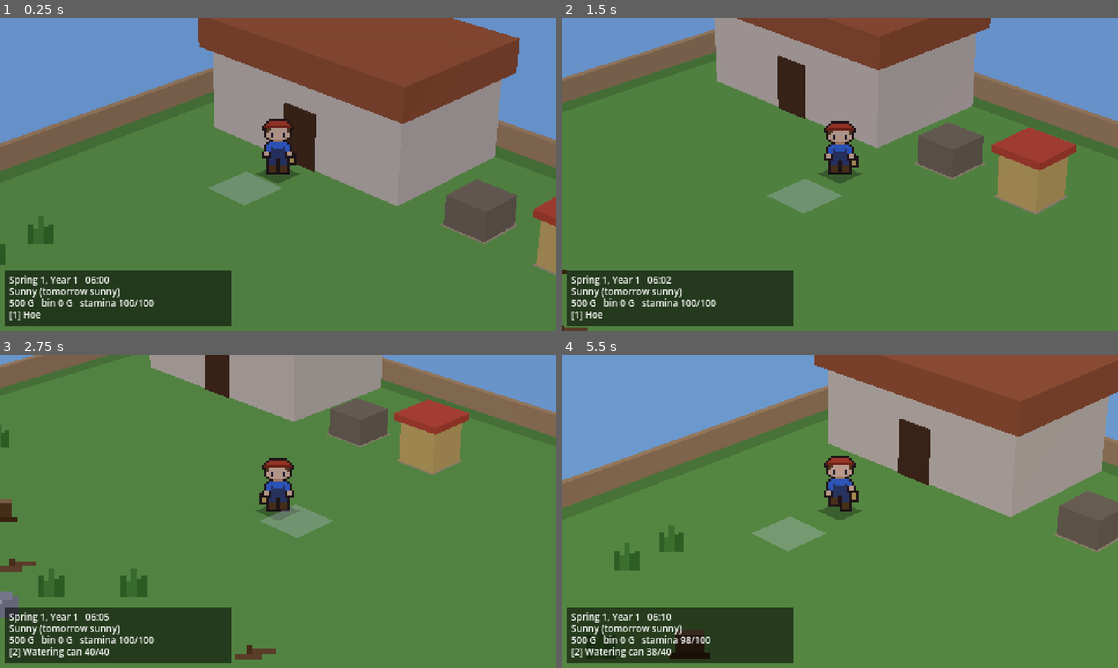
Above: before the commit, frames 1-4 (two rows, left to right).
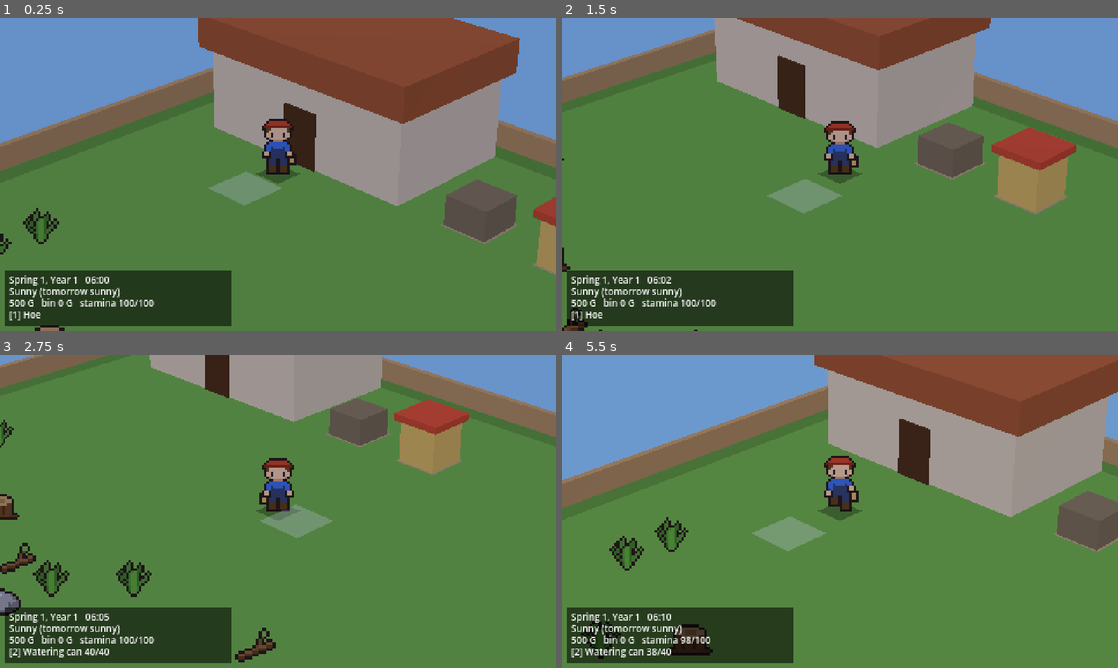
Above: after the commit, the same moments.

Repository: kitphon/son-of-harvest
Game: Godot game, scene res://scenes/main.tscn
Same seed, same stepped clock (60 frames per second), same inputs: the game is played once before the commit and once after it.
Inputs:
- Up to frame 1 (0.25 s): no input
- Up to frame 2 (1.5 s): tap Enter at 0.5 s; hold D (move_right) 0.53-1.28 s; tap E (interact) at 0.6 s; hold S (move_down) from 1.28 s (still down); tap Q (next_seed) at 1.35 s
- Up to frame 3 (2.75 s): release S (move_down) at 2.03 s; hold D (move_right) from 2.03 s (still down); hold Tab (next_tool) from 2.03 s (still down)
- Up to frame 4 (5.5 s): release D (move_right) at 2.78 s; release Tab (next_tool) at 2.78 s; hold W (move_up) 2.78-3.53 s; tap one key every 0.75 s from 2.85 s: Shift (run) Space (use_tool) J K; hold A (move_left) 3.53-5.03 s; hold S (move_down) from 5.03 s (still down)

The runs differ from the first frame. In frame 1, 0.5% of the frame differs, in the area x 0-12%, y 60-100%; in frame 2, 0.2%; in frame 3, 1.5%, in the area x 0-50%, y 20-99%; in frame 4, 0.9%.

Commit message:
Crop and field-object placeholders in the farmer's style
Obstacles and crops are drawn in 2-3 shades with an automatic dark outline.
Each crop has a look in data/crops.json (shape, colours, extras) giving its
own young / grown / ripe sprites; vines and corn are 16 x 24. Sprite keys are
crop:<id>:<growth>:<ripe|growing> via PlaceholderArt.cell_key(), now used by
both the 3D and 2D views. Tests cover looks, sprite shapes and keys.

Agent: Claude Code (claude-opus-5-5)
Co-Authored-By: Claude Opus 5.5 <noreply@anthropic.com>

Diff:
--- a/data/crops.json
+++ b/data/crops.json
@@ -1,11 +1,20 @@
 {
-	"turnip":   {"name": "Turnip",   "seasons": ["spring"], "stage_days": [1, 2],    "sell": 60,  "seed_price": 120},
-	"potato":   {"name": "Potato",   "seasons": ["spring"], "stage_days": [2, 2, 2], "sell": 80,  "seed_price": 150},
-	"cucumber": {"name": "Cucumber", "seasons": ["spring"], "stage_days": [2, 3, 3], "regrow_stage": 2, "sell": 60, "seed_price": 200},
-	"tomato":   {"name": "Tomato",   "seasons": ["summer"], "stage_days": [2, 3, 3], "regrow_stage": 2, "sell": 60, "seed_price": 200},
-	"onion":    {"name": "Onion",    "seasons": ["summer"], "stage_days": [2, 2, 3], "sell": 80,  "seed_price": 150},
-	"corn":     {"name": "Corn",     "seasons": ["summer"], "stage_days": [3, 3, 4], "regrow_stage": 2, "sell": 100, "seed_price": 300},
-	"carrot":   {"name": "Carrot",   "seasons": ["fall"],   "stage_days": [2, 2, 2], "sell": 120, "seed_price": 300},
-	"eggplant": {"name": "Eggplant", "seasons": ["fall"],   "stage_days": [2, 3, 3], "regrow_stage": 2, "sell": 80, "seed_price": 120},
-	"pumpkin":  {"name": "Pumpkin",  "seasons": ["fall"],   "stage_days": [3, 4, 5], "sell": 250, "seed_price": 500}
+	"turnip":   {"name": "Turnip",   "seasons": ["spring"], "stage_days": [1, 2],    "sell": 60,  "seed_price": 120,
+		"look": {"shape": "root", "leaves": "broad", "leaf": "5fa83a", "fruit": "f0ece0", "fruit_top": "b05aa0"}},
+	"potato":   {"name": "Potato",   "seasons": ["spring"], "stage_days": [2, 2, 2], "sell": 80,  "seed_price": 150,
+		"look": {"shape": "bush", "leaf": "4f8f35", "fruit": "c9a26b", "fruit_shape": "tuber", "flower": "f4f0e8"}},
+	"cucumber": {"name": "Cucumber", "seasons": ["spring"], "stage_days": [2, 3, 3], "regrow_stage": 2, "sell": 60, "seed_price": 200,
+		"look": {"shape": "vine", "leaf": "7fb84a", "fruit": "2a5a24", "fruit_shape": "long"}},
+	"tomato":   {"name": "Tomato",   "seasons": ["summer"], "stage_days": [2, 3, 3], "regrow_stage": 2, "sell": 60, "seed_price": 200,
+		"look": {"shape": "vine", "leaf": "4f8f35", "fruit": "d8402c", "fruit_shape": "round"}},
+	"onion":    {"name": "Onion",    "seasons": ["summer"], "stage_days": [2, 2, 3], "sell": 80,  "seed_price": 150,
+		"look": {"shape": "root", "leaves": "thin", "leaf": "6fae4a", "fruit": "e2c27a", "bulb": [3.5, 2.5]}},
+	"corn":     {"name": "Corn",     "seasons": ["summer"], "stage_days": [3, 3, 4], "regrow_stage": 2, "sell": 100, "seed_price": 300,
+		"look": {"shape": "stalk", "leaf": "6fae4a", "fruit": "f0d050"}},
+	"carrot":   {"name": "Carrot",   "seasons": ["fall"],   "stage_days": [2, 2, 2], "sell": 120, "seed_price": 300,
+		"look": {"shape": "root", "leaves": "feathery", "leaf": "5fa83a", "fruit": "e8782a", "bulb": [3, 1.8]}},
+	"eggplant": {"name": "Eggplant", "seasons": ["fall"],   "stage_days": [2, 3, 3], "regrow_stage": 2, "sell": 80, "seed_price": 120,
+		"look": {"shape": "bush", "leaf": "4f7f35", "fruit": "5a2a6a", "fruit_shape": "long"}},
+	"pumpkin":  {"name": "Pumpkin",  "seasons": ["fall"],   "stage_days": [3, 4, 5], "sell": 250, "seed_price": 500,
+		"look": {"shape": "ground", "leaf": "4f8f35", "fruit": "e8882a"}}
 }
--- a/scripts/art/placeholder_art.gd
+++ b/scripts/art/placeholder_art.gd
@@ -17,18 +17,30 @@
 	match parts[0]:
 		"player":   # player:<front|back>:<idle|walk|run>:<frame>
 			return _player(parts[1] == "back", parts[2], int(parts[3]))
-		"rock":
-			return _draw(16, 16, [[2, 8, 12, 8, "8a8a8a"], [4, 6, 8, 3, "9e9e9e"], [4, 9, 4, 2, "c0c0c0"]])
-		"branch":
-			return _draw(16, 16, [[1, 12, 9, 2, "7a5230"], [7, 10, 8, 2, "7a5230"], [5, 9, 2, 3, "5e3d1e"]])
-		"weed":
-			return _draw(16, 16, [[3, 8, 2, 8, "3e7a2a"], [7, 5, 2, 11, "4f8f35"], [11, 8, 2, 8, "3e7a2a"],
-				[5, 10, 2, 6, "4f8f35"], [9, 9, 2, 7, "3e7a2a"]])
-		"stump":
-			return _draw(16, 16, [[3, 6, 10, 10, "5e3d1e"], [3, 6, 10, 2, "a07a4a"], [1, 14, 14, 2, "4a2e14"]])
-		"crop":
-			return _crop(int(parts[1]), parts[2] == "ripe")
+		"rock", "branch", "weed", "stump":
+			return _obstacle(parts[0])
+		"crop":     # crop:<id>:<growth 0..3>:<ripe|growing>
+			return _crop(parts[1], int(parts[2]), parts[3] == "ripe")
 	return _draw(16, 16, [[0, 0, 16, 16, "ff00ff"]])
+
+
+## The sprite key for what stands on a field cell ("" for nothing). Growth is drawn in four
+## looks: 0 seed, 1 sprout, 2 young, 3 grown (ripe adds the produce).
+static func cell_key(farm: FarmGrid, d: Dictionary) -> String:
+	match d.obj:
+		FarmGrid.Obj.ROCK:
+			return "rock"
+		FarmGrid.Obj.BRANCH:
+			return "branch"
+		FarmGrid.Obj.WEED:
+			return "weed"
+		FarmGrid.Obj.STUMP:
+			return "stump"
+	if d.crop == "":
+		return ""
+	var ripe := farm.ripe_stage(d.crop)
+	var growth := 0 if d.stage == 0 else (3 if d.stage >= ripe else clampi(1 + 2 * (d.stage - 1) / maxi(ripe - 1, 1), 1, 2))
+	return "crop:%s:%d:%s" % [d.crop, growth, "ripe" if d.stage >= ripe else "growing"]
 
 
 ## rects = [[x, y, w, h, "rrggbb"], ...] on a transparent w x h image.
@@ -137,12 +149,210 @@
 				img.set_pixel(x, y + dy, Color(_FARMER_COLORS[row[x]]))
 
 
-## Growth 0..3 (seed, sprout, young, grown); ripe adds fruit.
-static func _crop(growth: int, ripe: bool) -> Image:
+## Field objects and crops share one style with the farmer: shapes in 2-3 shades, then a
+## 1 px dark outline around the whole silhouette.
+const OUTLINE := Color("2a1e1e")
+const _SOIL := Color("6b4a2a")
+const _STAKE := Color("b08a5a")
+const _DEFAULT_LOOK := {"shape": "bush", "leaf": "5f9e3a", "fruit": "e8a23a"}
+
+static var _looks := {}
+
+
+## A crop's "look" from data/crops.json: shape (root / bush / vine / stalk / ground),
+## leaf and fruit colours, and per-shape extras (leaves, bulb, fruit_shape, flower, fruit_top).
+static func crop_look(id: String) -> Dictionary:
+	if _looks.is_empty():
+		var crops: Dictionary = JSON.parse_string(FileAccess.get_file_as_string("res://data/crops.json"))
+		for k in crops:
+			_looks[k] = crops[k].get("look", _DEFAULT_LOOK)
+	return _looks.get(id, _DEFAULT_LOOK)
+
+
+static func _blank(w: int, h: int) -> Image:
+	var img := Image.create_empty(w, h, false, Image.FORMAT_RGBA8)
+	img.fill(Color(0, 0, 0, 0))
+	return img
+
+
+static func _px(img: Image, x: int, y: int, w: int, h: int, c: Color) -> void:
+	var r := Rect2i(x, y, w, h).intersection(Rect2i(Vector2i.ZERO, img.get_size()))
+	if r.has_area():
+		img.fill_rect(r, c)
+
+
+## Filled ellipse, tested at pixel centres.
+static func _oval(img: Image, cx: float, cy: float, rx: float, ry: float, c: Color) -> void:
+	for y in range(floori(cy - ry), ceili(cy + ry) + 1):
+		for x in range(floori(cx - rx), ceili(cx + rx) + 1):
+			var dx := (x + 0.5 - cx) / rx
+			var dy := (y + 0.5 - cy) / ry
+			if dx * dx + dy * dy <= 1.0:
+				_px(img, x, y, 1, 1, c)
+
+
+static func _line(img: Image, a: Vector2i, b: Vector2i, c: Color) -> void:
+	var n := maxi(absi(b.x - a.x), absi(b.y - a.y))
+	for i in n + 1:
+		var p := Vector2(a).lerp(Vector2(b), float(i) / maxi(n, 1)).round()
+		_px(img, int(p.x), int(p.y), 1, 1, c)
+
+
+## Dark outline on every clear pixel that touches the silhouette (4 neighbours).
+static func _outline(img: Image) -> Image:
+	var src := img.duplicate() as Image
+	var size := img.get_size()
+	for y in size.y:
+		for x in size.x:
+			if src.get_pixel(x, y).a > 0:
+				continue
+			for d in [Vector2i.LEFT, Vector2i.RIGHT, Vector2i.UP, Vector2i.DOWN]:
+				var q: Vector2i = Vector2i(x, y) + d
+				if q.x >= 0 and q.y >= 0 and q.x < size.x and q.y < size.y and src.get_pixelv(q).a > 0:
+					img.set_pixel(x, y, OUTLINE)
+					break
+	return img
+
+
+static func _obstacle(kind: String) -> Image:
+	var img := _blank(16, 16)
+	match kind:
+		"rock":
+			_oval(img, 8, 10.5, 6, 4, Color("767676"))
+			_oval(img, 7.5, 9.5, 5, 3.2, Color("9e9e9e"))
+			_px(img, 5, 7, 3, 1, Color("c8c8c8"))
+			_px(img, 10, 10, 1, 2, Color("6a6a6a"))
+		"branch":
+			_line(img, Vector2i(2, 13), Vector2i(13, 9), Color("5e3d1e"))
+			_line(img, Vector2i(2, 12), Vector2i(13, 8), Color("8a6038"))
+			_line(img, Vector2i(8, 10), Vector2i(10, 5), Color("7a5230"))
+			_px(img, 10, 4, 2, 2, Color("6fae4a"))
+		"weed":
+			for t in [[3, 6, "3e7a2a"], [6, 3, "4f8f35"], [10, 4, "3e7a2a"], [13, 7, "4f8f35"], [8, 6, "5fa83a"]]:
+				_line(img, Vector2i(8, 14), Vector2i(t[0], t[1]), Color(t[2]))
+				_line(img, Vector2i(7, 14), Vector2i(t[0] - 1, t[1] + 1), Color(t[2]))
+		"stump":
+			_px(img, 3, 7, 10, 7, Color("6b4423"))
+			_px(img, 5, 9, 1, 4, Color("4e3018"))
+			_px(img, 9, 8, 1, 5, Color("4e3018"))
+			_px(img, 1, 13, 3, 1, Color("5e3d1e"))
+			_px(img, 12, 13, 3, 1, Color("5e3d1e"))
+			_oval(img, 8, 7, 5, 2, Color("c49a64"))
+			_oval(img, 8, 7, 2.5, 1, Color("a07a4a"))
+	return _outline(img)
+
+
+## Seed and sprout look the same for every crop (in its leaf colour); from growth 2 the shape
+## from the crop's look takes over. Vines and stalks are 16 x 24, the rest 16 x 16.
+static func _crop(id: String, growth: int, ripe: bool) -> Image:
+	var look := crop_look(id)
+	var shape: String = look.get("shape", "bush")
+	var tall := growth >= 2 and (shape == "vine" or shape == "stalk")
+	var img := _blank(16, 24 if tall else 16)
+	var g := img.get_height() - 2          # ground row; the row below is left for the outline
+	var leaf := Color(look.get("leaf", "5f9e3a"))
+	var dark := leaf.darkened(0.25)
+	var light := leaf.lightened(0.25)
+	var fruit := Color(look.get("fruit", "e8a23a"))
 	if growth == 0:
-		return _draw(16, 16, [[5, 13, 2, 2, "5a3a20"], [9, 12, 2, 2, "5a3a20"]])
-	var h := 3 + growth * 3
-	var rects := [[7, 16 - h, 2, h, "4f8f35"], [4, 16 - h + 1, 3, 2, "7fc24a"], [9, 16 - h + 2, 3, 2, "7fc24a"]]
-	if ripe:
-		rects.append_array([[3, 16 - h, 4, 4, "e8a23a"], [9, 16 - h + 2, 4, 4, "e8a23a"]])
-	return _draw(16, 16, rects)
+		_px(img, 5, g - 1, 6, 2, _SOIL)
+		_px(img, 6, g - 1, 1, 1, Color("e8d8a8"))
+		_px(img, 9, g, 1, 1, Color("e8d8a8"))
+		return _outline(img)
+	if growth == 1:
+		_px(img, 7, g - 3, 2, 4, dark)
+		_oval(img, 5.5, g - 4, 2.2, 1.3, leaf)
+		_oval(img, 10.5, g - 5, 2.2, 1.3, light)
+		return _outline(img)
+	var big := growth >= 3
+	match shape:
+		"root":
+			_root(img, look, g, big, leaf, dark, light)
+			if ripe:
+				var b: Array = look.get("bulb", [4.0, 2.5])
+				_oval(img, 8, g - b[1] + 1, b[0], b[1], fruit)
+				if look.has("fruit_top"):
+					_oval(img, 8, g - b[1] * 1.6 + 1, b[0] * 0.8, b[1] * 0.5, Color(look.fruit_top))
+				_px(img, 6, g - int(b[1]), 2, 1, fruit.lightened(0.35))
+		"bush":
+			var r := Vector2(6, 5) if big else Vector2(4, 3)
+			_oval(img, 8, g - r.y + 1, r.x, r.y, dark)
+			_oval(img, 7.5, g - r.y - 0.5, r.x - 0.5, r.y - 0.5, leaf)
+			_px(img, 5, g - 2 * int(r.y) + 2, 2, 1, light)
+			if ripe:
+				if look.get("fruit_shape", "") == "tuber":
+					for p in [Vector2(3.5, g - 0.5), Vector2(12.5, g - 0.5), Vector2(8, g)]:
+						_oval(img, p.x, p.y, 2.2, 1.6, fruit)
+				else:
+					for p in [Vector2(4.5, g - 3), Vector2(11.5, g - 4), Vector2(8, g - 2)]:
+						_oval(img, p.x, p.y, 1.6, 2.6, fruit)
+						_px(img, int(p.x) - 1, int(p.y - 3), 2, 1, dark)
+				if look.has("flower"):
+					for p in [Vector2i(6, g - 9), Vector2i(10, g - 8)]:
+						_px(img, p.x, p.y, 2, 2, Color(look.flower))
+		"vine":
+			var top := g - (19 if big else 10)
+			_px(img, 7, top - 1, 2, g - top + 2, _STAKE)
+			var side := -1
+			for y in range(g - 1, top, -3):
+				_oval(img, 8 + side * 3, y, 2.6, 1.8, leaf if side < 0 else dark)
+				side = -side
+			_px(img, 8, top, 2, 2, light)
+			if ripe:
+				for p in [Vector2(4, g - 6), Vector2(12, g - 10), Vector2(4.5, g - 14)]:
+					if look.get("fruit_shape", "") == "long":
+						_px(img, int(p.x), int(p.y) - 2, 2, 5, fruit)
+						_px(img, int(p.x), int(p.y) - 2, 1, 2, fruit.lightened(0.3))
+					else:
+						_oval(img, p.x, p.y, 1.9, 1.9, fruit)
+						_px(img, int(p.x) - 1, int(p.y) - 1, 1, 1, fruit.lightened(0.4))
+		"stalk":
+			var h := 20 if big else 10
+			_px(img, 7, g - h, 2, h + 1, dark)
+			for y in range(g - 2, g - h + 1, -5):
+				_line(img, Vector2i(6, y), Vector2i(2, y - 3), leaf)
+				_line(img, Vector2i(9, y - 2), Vector2i(13, y - 5), leaf)
+			if big:
+				_px(img, 7, g - h - 2, 2, 2, Color("d9c27a"))
+				_px(img, 6, g - h - 1, 1, 1, Color("d9c27a"))
+				_px(img, 9, g - h - 1, 1, 1, Color("d9c27a"))
+			if ripe:
+				_oval(img, 10.5, g - 11, 1.8, 3.5, fruit)
+				_px(img, 10, g - 13, 1, 3, fruit.lightened(0.3))
+				_px(img, 9, g - 8, 3, 2, leaf)
+		"ground":
+			_line(img, Vector2i(2, g), Vector2i(14, g - 1), dark)
+			_oval(img, 4, g - 3, 2.8, 2.2, leaf)
+			_oval(img, 12, g - 4, 2.8, 2.2, dark)
+			if big:
+				_oval(img, 8, g - 6, 3, 2.4, light)
+			if ripe:
+				_oval(img, 8, g - 3.5, 6, 3.6, fruit.darkened(0.15))
+				_oval(img, 8, g - 3.5, 3.2, 3.4, fruit)
+				_oval(img, 8, g - 3.5, 1.2, 3.2, fruit.darkened(0.1))
+				_px(img, 5, g - 5, 1, 2, fruit.lightened(0.3))
+				_px(img, 8, g - 9, 1, 2, Color("5e7a2a"))
+	return _outline(img)
+
+
+## Leaves above the ground for root crops: broad (oval leaves), thin (upright blades) or
+## feathery (stems with leaflets at the tips).
+static func _root(img: Image, look: Dictionary, g: int, big: bool, leaf: Color, dark: Color, light: Color) -> void:
+	match look.get("leaves", "broad"):
+		"thin":
+			var hs := [9, 12, 11, 8] if big else [5, 7, 6, 4]
+			for i in 4:
+				_px(img, 5 + i * 2, g - hs[i], 1, hs[i] + 1, leaf if i % 2 == 0 else dark)
+		"feathery":
+			var tips := [Vector2i(3, g - 7), Vector2i(8, g - 10), Vector2i(13, g - 7)] if big \
+				else [Vector2i(5, g - 4), Vector2i(8, g - 6), Vector2i(11, g - 4)]
+			for t in tips:
+				_line(img, Vector2i(8, g), t, dark)
+				_oval(img, t.x + 0.5, t.y + 0.5, 1.8, 1.5, leaf)
+			_px(img, 8, tips[1].y, 1, 1, light)
+		_:
+			var s := 1.6 if big else 1.0
+			_oval(img, 4.5, g - 3 * s + 1, 2.2, 3 * s, dark)
+			_oval(img, 11.5, g - 3 * s + 1, 2.2, 3 * s, dark)
+			_oval(img, 8, g - 4 * s + 1, 2.4, 4 * s, leaf)
+			_px(img, 8, g - int(7 * s), 1, int(5 * s), light)
--- a/scripts/farm/farm_view.gd
+++ b/scripts/farm/farm_view.gd
@@ -8,10 +8,6 @@
 	"fence": Color("b08a5a"), "house": Color("a0522d"), "door": Color("4a2a14"),
 	"bin": Color("7a6a50"), "stand": Color("d9b45a"), "pond": Color("3d7fc4"),
 	"path": Color("b9a27a"),
-}
-const OBJ_COLORS := {
-	FarmGrid.Obj.ROCK: Color("9a9a9a"), FarmGrid.Obj.BRANCH: Color("7a5230"),
-	FarmGrid.Obj.WEED: Color("3e7a2a"), FarmGrid.Obj.STUMP: Color("5e3d1e"),
 }
 
 ## Ground only (soil, water, building footprints): the 3D view uses this as the ground
@@ -49,18 +45,9 @@
 		draw_line(r.position + Vector2(2, 11), r.position + Vector2(14, 11), Color(0, 0, 0, 0.2))
 	if ground_only:
 		return
-	var center := r.get_center()
-	match d.obj:
-		FarmGrid.Obj.ROCK:
-			draw_circle(center, 5, OBJ_COLORS[d.obj])
-		FarmGrid.Obj.BRANCH:
-			draw_line(center + Vector2(-6, 3), center + Vector2(6, -3), OBJ_COLORS[d.obj], 2.0)
-		FarmGrid.Obj.WEED:
-			for dx in [-4, 0, 4]:
-				draw_line(center + Vector2(dx, 5), center + Vector2(dx * 1.5, -4), OBJ_COLORS[d.obj], 1.0)
-		FarmGrid.Obj.STUMP:
-			draw_rect(Rect2(center - Vector2(6, 5), Vector2(12, 10)), OBJ_COLORS[d.obj])
-	if d.crop != "":
-		var ripe := farm.ripe_stage(d.crop)
-		var size := 1.5 + 4.5 * float(d.stage) / ripe
-		draw_circle(center, size, Color("e8d34a") if d.stage >= ripe else Color("9ad65a"))
+	# Same sprites as the 3D view, standing on the cell's bottom edge (tall ones overlap the
+	# cell above).
+	var key := PlaceholderArt.cell_key(farm, d)
+	if key != "":
+		var tex := PlaceholderArt.tex(key)
+		draw_texture(tex, r.position + Vector2(0, T - tex.get_height()))
--- a/scripts/world3d/farm_world.gd
+++ b/scripts/world3d/farm_world.gd
@@ -103,26 +103,9 @@
 			var c := Vector2i(x, y)
 			if not farm.can_farm(c):
 				continue
-			var key := _object_key(farm.cell(c))
+			var key := PlaceholderArt.cell_key(farm, farm.cell(c))
 			if key == "":
 				continue
 			var s := make_sprite(PlaceholderArt.tex(key))
 			s.position = Vector3(x + 0.5, 0, y + 0.5)
 			_objects.add_child(s)
-
-
-func _object_key(d: Dictionary) -> String:
-	match d.obj:
-		FarmGrid.Obj.ROCK:
-			return "rock"
-		FarmGrid.Obj.BRANCH:
-			return "branch"
-		FarmGrid.Obj.WEED:
-			return "weed"
-		FarmGrid.Obj.STUMP:
-			return "stump"
-	if d.crop == "":
-		return ""
-	var ripe := farm.ripe_stage(d.crop)
-	var growth := 0 if d.stage == 0 else (3 if d.stage >= ripe else clampi(1 + 2 * (d.stage - 1) / maxi(ripe - 1, 1), 1, 2))
-	return "crop:%d:%s" % [growth, "ripe" if d.stage >= ripe else "growing"]
--- a/tests/test_farm.gd
+++ b/tests/test_farm.gd
@@ -81,6 +81,30 @@
 			check(img.get_size() == Vector2i(16, 24) and (img.get_pixel(5, 22).a > 0 or img.get_pixel(10, 22).a > 0),
 				"%s %d: 16 x 24 with a foot on the ground" % [pose, i])
 
+	# Field sprites: every crop has a look in the data and a sprite per growth look; the key
+	# follows the crop's stage.
+	var keys := {}
+	for id in crops:
+		check(crops[id].has("look"), "%s has a look" % id)
+		for growth in 4:
+			for ripe in ["growing", "ripe"] if growth == 3 else ["growing"]:
+				var key := "crop:%s:%d:%s" % [id, growth, ripe]
+				var img := PlaceholderArt.tex(key).get_image()
+				check(img.get_width() == 16 and img.get_used_rect().end.y == img.get_height(),
+					"%s: 16 wide, stands on its bottom row" % key)
+				if ripe == "ripe":
+					keys[img.get_data()] = key
+	check(keys.size() == crops.size(), "ripe crops all look different (%d distinct)" % keys.size())
+	var q := FarmGrid.new(crops)
+	var qc := Vector2i(6, 6)
+	q.till(qc)
+	q.sow(qc, "pumpkin", "fall")
+	check(PlaceholderArt.cell_key(q, q.cell(qc)) == "crop:pumpkin:0:growing", "sown = seed look")
+	q.cell(qc).stage = 3
+	check(PlaceholderArt.cell_key(q, q.cell(qc)) == "crop:pumpkin:3:ripe", "ripe pumpkin key")
+	q.cell(qc).obj = FarmGrid.Obj.ROCK
+	check(PlaceholderArt.cell_key(q, q.cell(qc)) == "rock", "obstacle key wins")
+
 	print("test_farm: %s (%d failed)" % ["OK" if failures == 0 else "FAILED", failures])
 	quit(1 if failures else 0)
 
Not shown, changed: ROADMAP.md
Not shown, changed: WORKLOG.md
